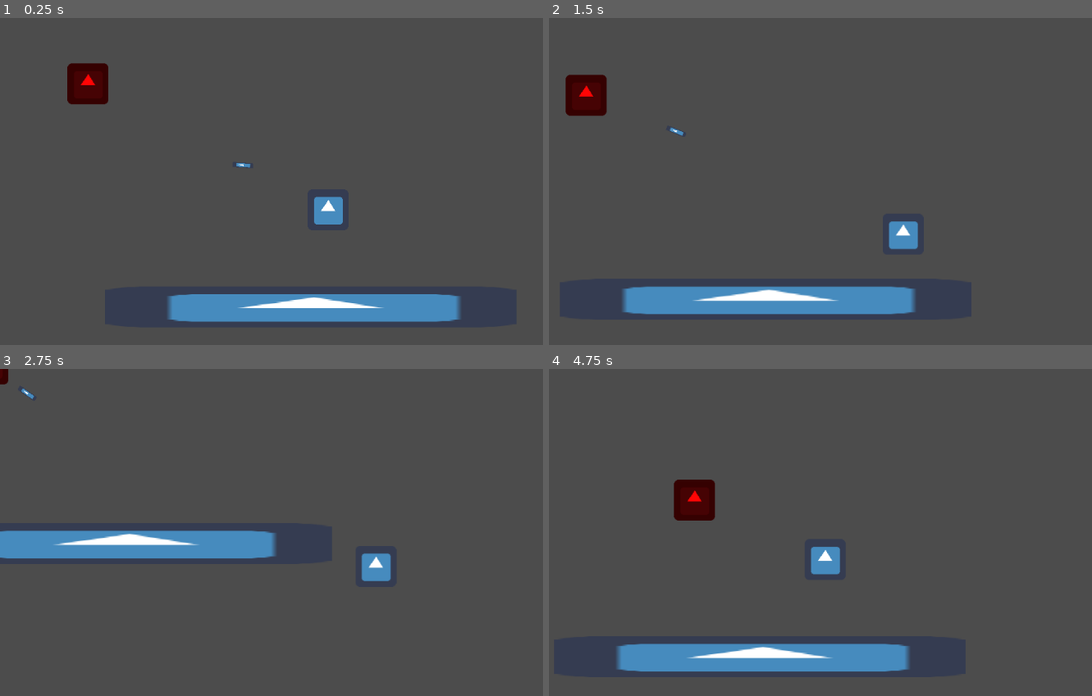
Above: before the commit, frames 1-4 (two rows, left to right).
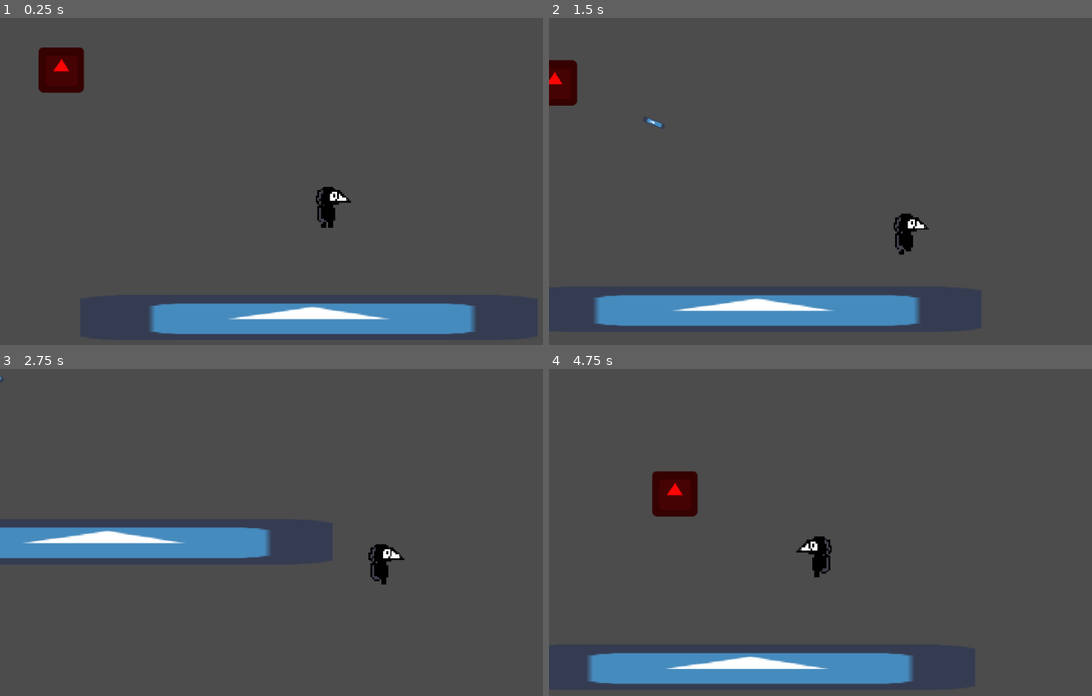
Above: after the commit, the same moments.

Repository: Takexin/Atividade-AC2-HG-3tri
Game: Godot game, scene res://scenes/main.tscn
Same seed, same stepped clock (60 frames per second), same inputs: the game is played once before the commit and once after it. The engine's default icon, where the game draws it, is replaced by a stand-in: a white triangle on a blue panel in a dark square.
Inputs (mouse positions are in pixels of both pictures, inside the frame that each line leads up to):
- Up to frame 1 (0.25 s): no input
- Up to frame 2 (1.5 s): move the mouse to (1021, 191) at 0.52 s; hold D (keyRight) 0.53-1.28 s; move the mouse to (744, 230) at 1.27 s; hold S (keyDown) from 1.28 s (still down)
- Up to frame 3 (2.75 s): move the mouse to (396, 476) at 2.02 s; release S (keyDown) at 2.03 s; hold D (keyRight) from 2.03 s (still down)
- Up to frame 4 (4.75 s): move the mouse to (842, 637) at 2.77 s; release D (keyRight) at 2.78 s; hold W (keyUp) 2.78-3.53 s; move the mouse to (1075, 617) at 3.52 s; hold A (keyLeft) from 3.53 s (still down); move the mouse to (679, 503) at 4.27 s

The runs differ from the first frame. In frame 1, 7.5% of the frame differs, in the area x 7-88%, y 9-97%; in frame 2, 7.2%; in frame 3, 2.1%; in frame 4, 7.1%.

Commit message:
adding walk cycle and player sprite

Diff:
--- a/scenes/character.tscn
+++ b/scenes/character.tscn
@@ -1,19 +1,42 @@
-[gd_scene load_steps=4 format=2]
+[gd_scene load_steps=5 format=2]
 
-[ext_resource path="res://icon.png" type="Texture" id=1]
+[ext_resource path="res://assets/images/walkCycle.png" type="Texture" id=1]
 [ext_resource path="res://scripts/character.gd" type="Script" id=2]
 
 [sub_resource type="RectangleShape2D" id=2]
 extents = Vector2( 32, 32 )
 
+[sub_resource type="Animation" id=3]
+resource_name = "walk"
+length = 0.2
+loop = true
+tracks/0/type = "value"
+tracks/0/path = NodePath("Sprite:frame")
+tracks/0/interp = 0
+tracks/0/loop_wrap = true
+tracks/0/imported = false
+tracks/0/enabled = true
+tracks/0/keys = {
+"times": PoolRealArray( 0, 0.1 ),
+"transitions": PoolRealArray( 1, 1 ),
+"update": 1,
+"values": [ 2, 0 ]
+}
+
 [node name="KinematicBody2D" type="KinematicBody2D"]
 script = ExtResource( 2 )
 
 [node name="Sprite" type="Sprite" parent="."]
+scale = Vector2( 2.5, 2.5 )
 texture = ExtResource( 1 )
+hframes = 2
+vframes = 2
+frame = 1
+region_rect = Rect2( 0, 0, 32, 32 )
 
 [node name="Camera2D" type="Camera2D" parent="."]
 current = true
+zoom = Vector2( 0.9, 0.9 )
 process_mode = 0
 smoothing_enabled = true
 smoothing_speed = 3.0
@@ -26,5 +49,9 @@
 
 [node name="Timer2" type="Timer" parent="."]
 
+[node name="AnimationPlayer" type="AnimationPlayer" parent="."]
+playback_speed = 0.5
+anims/walk = SubResource( 3 )
+
 [connection signal="timeout" from="Timer" to="." method="_on_Timer_timeout"]
 [connection signal="timeout" from="Timer2" to="." method="_on_Timer2_timeout"]
--- a/scenes/main.tscn
+++ b/scenes/main.tscn
@@ -3,9 +3,10 @@
 [ext_resource path="res://scenes/character.tscn" type="PackedScene" id=1]
 [ext_resource path="res://icon.png" type="Texture" id=2]
 [ext_resource path="res://scenes/Enemy.tscn" type="PackedScene" id=3]
-[ext_resource path="res://scenes/weakpons/bow.tscn" type="PackedScene" id=4]
+[ext_resource path="res://scripts/main.gd" type="Script" id=4]
 
 [node name="main" type="Node2D"]
+script = ExtResource( 4 )
 
 [node name="character" parent="." instance=ExtResource( 1 )]
 position = Vector2( 388, 204 )
@@ -21,7 +22,16 @@
 collision_layer = 3
 collision_mask = 3
 
-[node name="KinematicBody2D" parent="." instance=ExtResource( 4 )]
-position = Vector2( 355, 24 )
+[node name="EnemySpawn1" type="Node2D" parent="Enemy"]
+position = Vector2( 958, 427 )
+
+[node name="EnemySpawn2" type="Node2D" parent="Enemy"]
+position = Vector2( -216, 485 )
+
+[node name="EnemySpawn4" type="Node2D" parent="Enemy"]
+position = Vector2( -282, -145 )
+
+[node name="EnemySpawn3" type="Node2D" parent="Enemy"]
+position = Vector2( 1144, -22 )
 
 [connection signal="damage" from="Enemy" to="character" method="_on_Enemy_damage"]
--- a/scenes/weakpons/bow.tscn
+++ b/scenes/weakpons/bow.tscn
@@ -20,7 +20,7 @@
 texture = ExtResource( 1 )
 
 [node name="Timer" type="Timer" parent="."]
-wait_time = 0.1
+wait_time = 0.05
 autostart = true
 
 [node name="VisibilityNotifier2D" type="VisibilityNotifier2D" parent="."]
--- a/scripts/bow.gd
+++ b/scripts/bow.gd
@@ -9,7 +9,6 @@
 	if enemy:
 		direction = (enemy.position - player.position).normalized()
 		self.look_at(direction)
-	# direction = (get_viewport().get_mouse_position() - player.position ).normalized()
 
 	global_position = player.position
 func _physics_process(delta):
--- a/scripts/character.gd
+++ b/scripts/character.gd
@@ -20,6 +20,17 @@
 	if(Input.is_action_pressed("keyRight")):
 		velocity.x = SPEED
 	move_and_slide(velocity * delta)
+	if(velocity.x > 0):
+		$AnimationPlayer.play("walk")
+		$Sprite.scale.x = 2.5
+	elif(velocity.x < 0):
+		$AnimationPlayer.play("walk")
+		$Sprite.scale.x = -2.5
+	if(velocity.y != 0 and velocity.x ==0):
+		$AnimationPlayer.play("walk")
+	elif(velocity == Vector2(0,0)):
+		$AnimationPlayer.stop()
+		$Sprite.frame = 1
 	if(Input.is_action_pressed("restart")):
 		get_tree().reload_current_scene()
 var blincControl = 0
@@ -43,9 +54,6 @@
 	sprite.modulate = Color(1,1,1)
 
 
-
-
-
 func _on_Timer2_timeout():
 	var bowInstance = bowScene.instance()
 	get_parent().add_child(bowInstance)
--- /dev/null
+++ b/scripts/main.gd
@@ -0,0 +1,8 @@
+extends Node2D
+
+func _ready():
+	pass # Replace with function body.
+
+# Called every frame. 'delta' is the elapsed time since the previous frame.
+#func _process(delta):
+#	pass
Binary file added: assets/images/walkCycle.png
Not shown, added: assets/images/walkCycle.png.import
